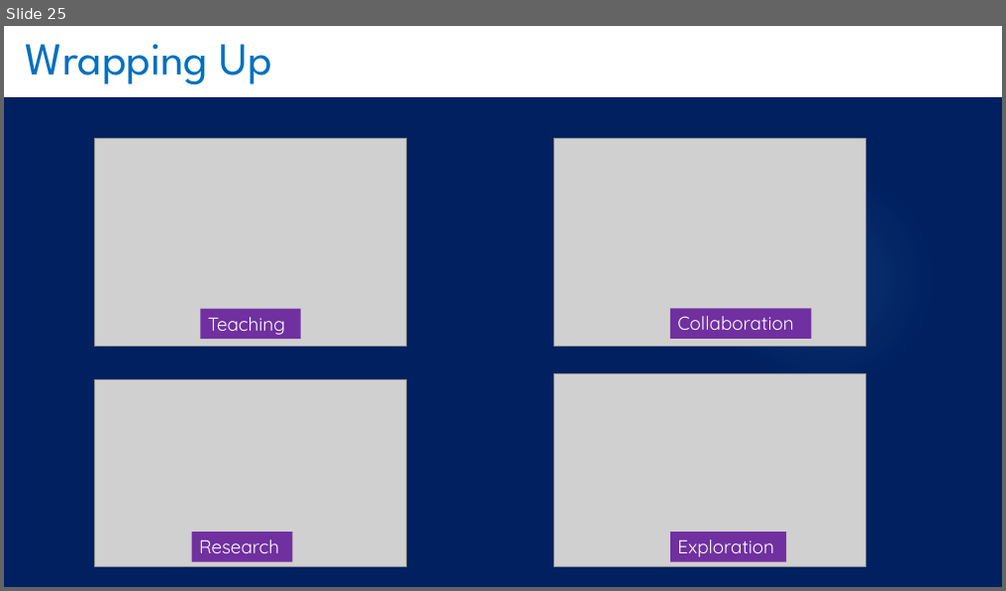
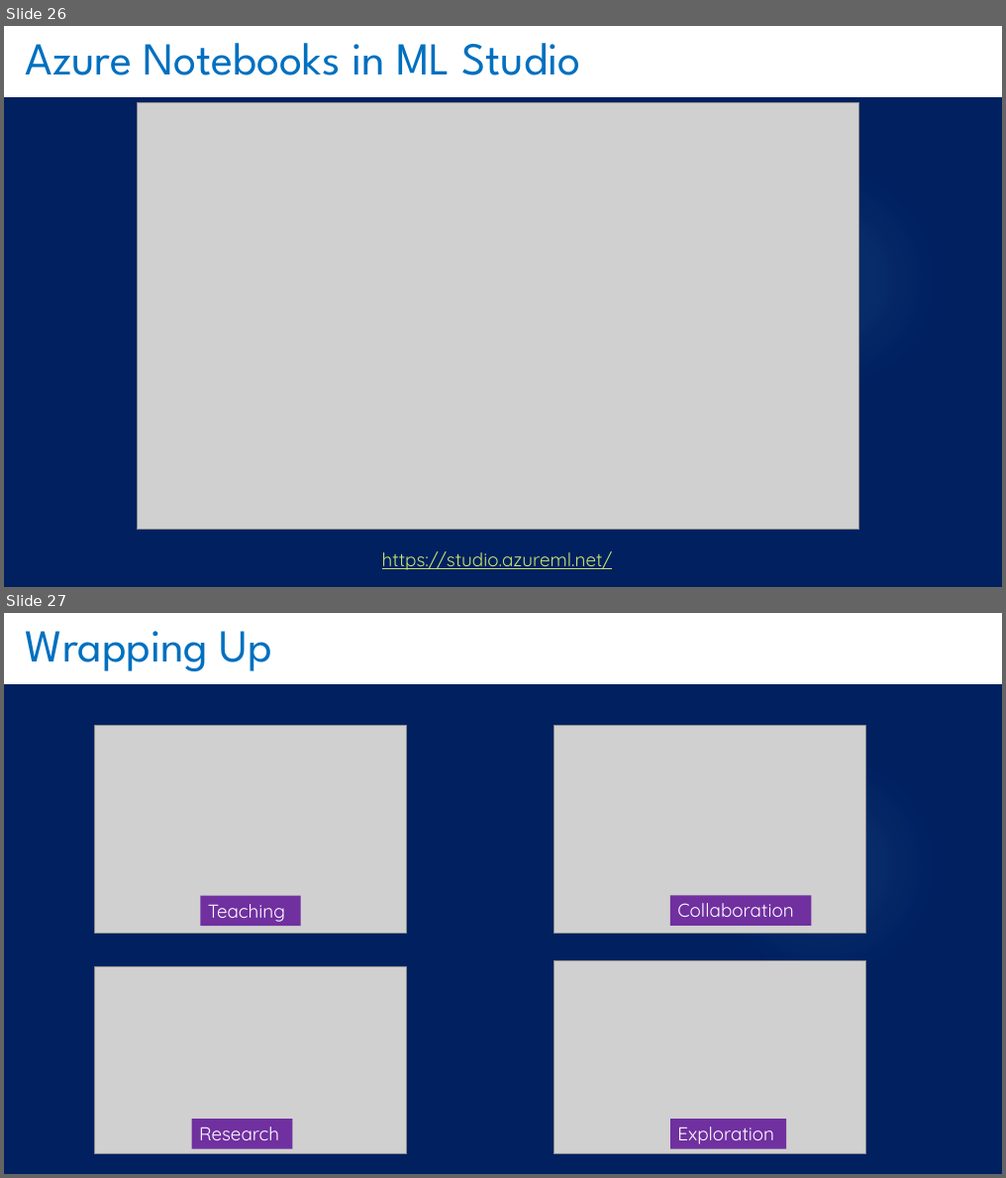
Before and after one commit to bcafferky/shared, a slide deck: JupyterIntro/Intro_to_Jupyter_Notebooks_part1.pptx. Shown one above the other, each under a label of ours: slide 25 before the commit, slides 26 and 27 after it. The pictures are 1006x591 and 1006x1178 pixels, drawn with LibreOffice and Linux fonts; fonts in the diff are those of the drawing; grey boxes stand for pictures; background and template pictures are left out. Boxes give left, top, right and bottom in pixels: in the first picture for what was removed or moved away, otherwise in the second. Text is boxed around its words. In the diff, an @@ line names an element or a change of style, - is before the commit and + after.

```diff
--- a/JupyterIntro/Intro_to_Jupyter_Notebooks_part1.pptx
+++ b/JupyterIntro/Intro_to_Jupyter_Notebooks_part1.pptx
@@ slide 26 added at [4, 26, 1002, 587], background #FFFFFF; not listed: 2 template elements that a slide beside it also shows @@
@@ title added at [26, 43, 580, 76], 44 pt, text #0070C0 @@
+Azure Notebooks in ML Studio
@@ picture added at [138, 102, 859, 530] @@
@@ text added at [382, 552, 613, 570], 18 pt, text #C4E46E, underline @@
+https://studio.azureml.net/
@@ what was slide 25 is now slide 27 @@
```
Also in this commit, not shown: 3 slides changed, 1 other slide added, 1 other file.
